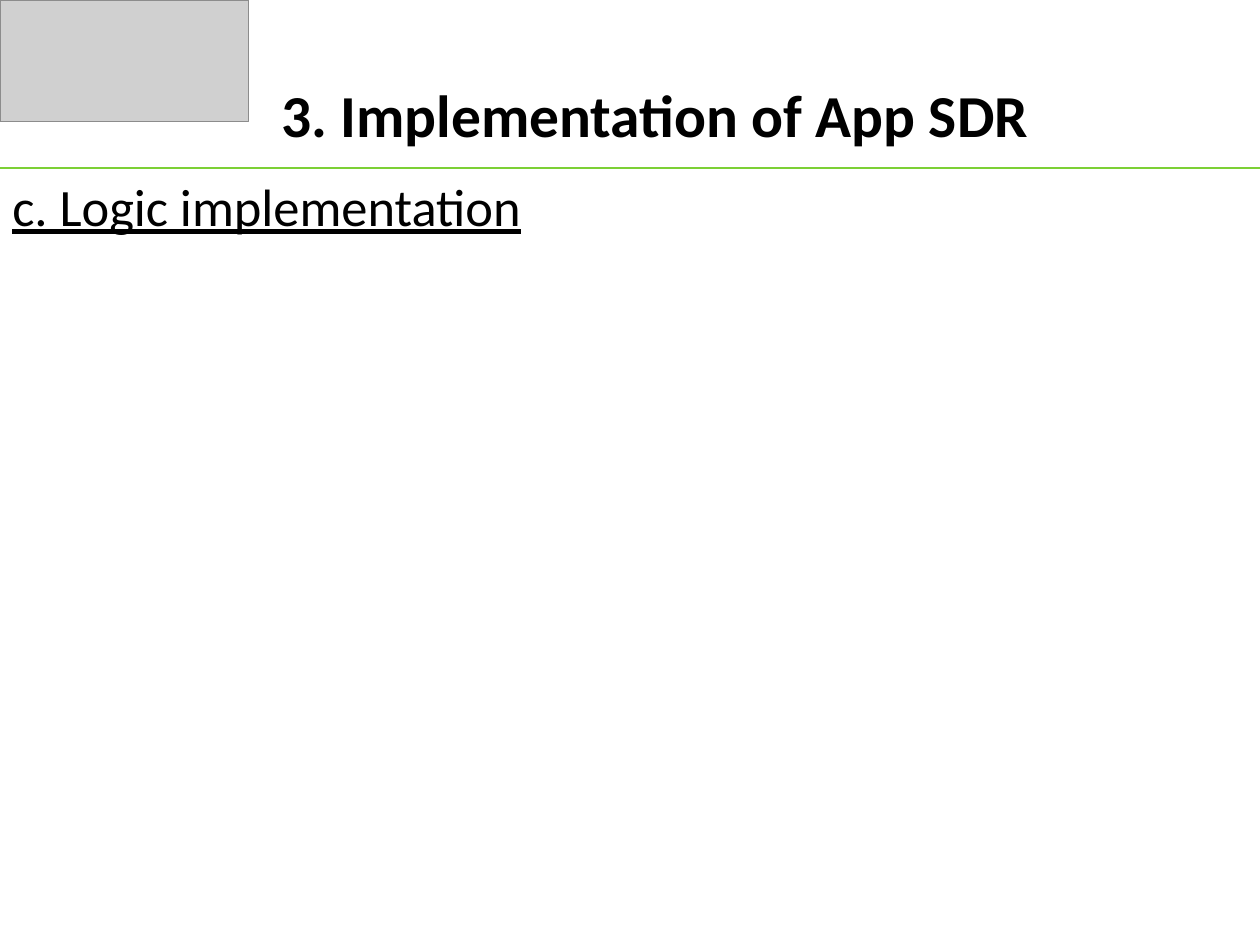
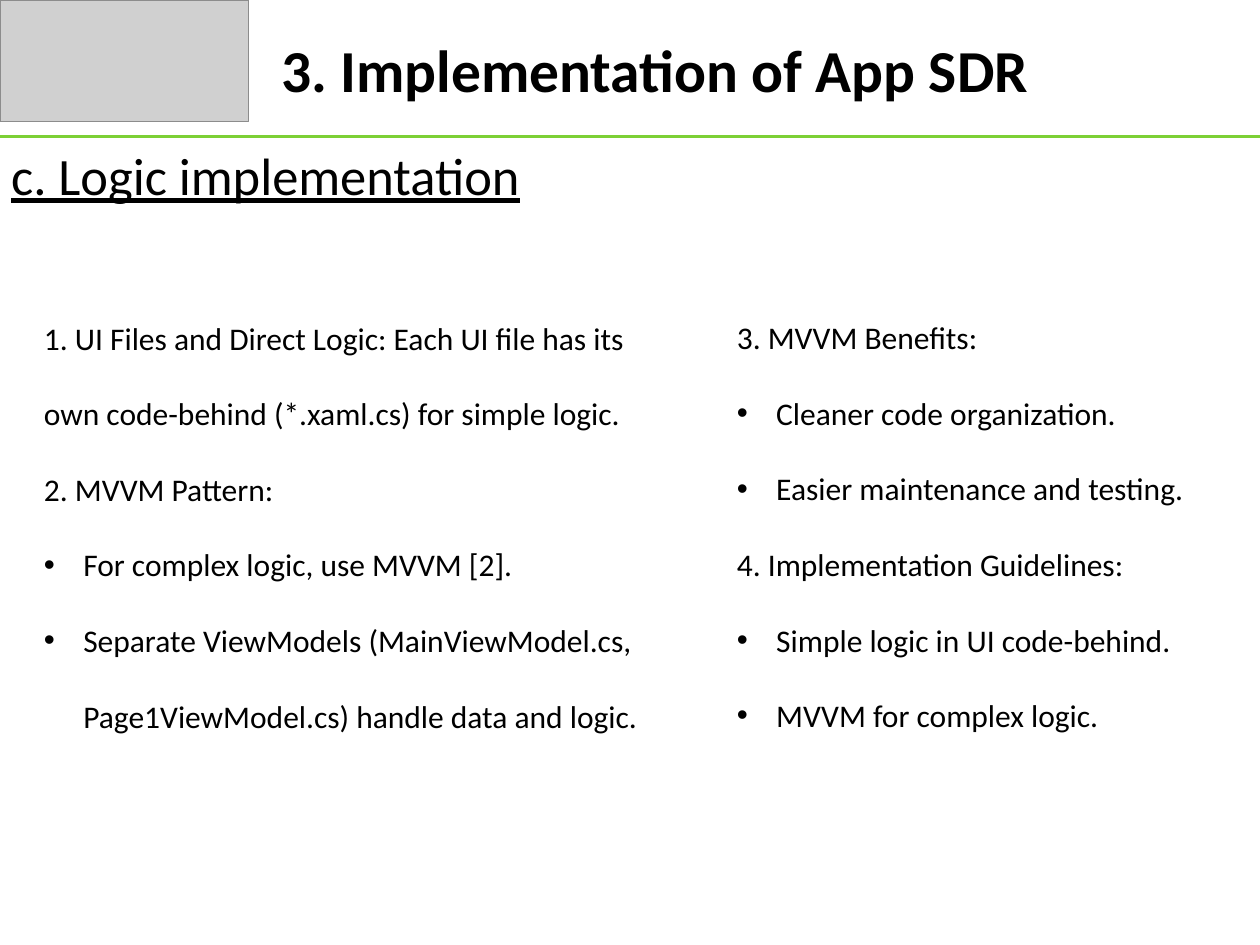
Before and after one commit to tongngocminhanh/MAUI_App_SDR, a slide deck: slide 9 of MySEProject/Documentation/ML22-23-8 Implement the SDR representation in the MAUI application.pptx. Drawn at 1260x945 pixels with LibreOffice and Linux fonts; fonts in the diff are those of the drawing; grey boxes stand for pictures. Boxes give left, top, right and bottom in pixels: in the first picture for what was removed or moved away, otherwise in the second. Text is boxed around its words. In the diff, an @@ line names an element or a change of style, - is before the commit and + after.

```diff
--- a/MySEProject/Documentation/ML22-23-8 Implement the SDR representation in the MAUI application.pptx
+++ b/MySEProject/Documentation/ML22-23-8 Implement the SDR representation in the MAUI application.pptx
@@ text "3. Implementation of App SDR": place and size @@
-text "3. Implementation of App SDR" at box(281, 95, 1028, 147)
+text "3. Implementation of App SDR" at box(281, 50, 1028, 102)
@@ text "c. Logic implementation": place and size @@
-text "c. Logic implementation" at box(12, 189, 521, 235)
+text "c. Logic implementation" at box(11, 158, 520, 204)
@@ line moved from (0, 168) - (1260, 168) to (0, 136) - (1260, 136) @@
@@ text added at box(44, 328, 637, 734), 18 pt, text #000000 @@
+1. UI Files and Direct Logic: Each UI file has its own code-behind (*.xaml.cs) for simple logic.
+2. MVVM Pattern:
+• For complex logic, use MVVM [2].
+• Separate ViewModels (MainViewModel.cs, Page1ViewModel.cs) handle data and logic.
@@ text added at box(737, 327, 1183, 733), 18 pt, text #000000 @@
+3. MVVM Benefits:
+• Cleaner code organization.
+• Easier maintenance and testing.
+4. Implementation Guidelines:
+• Simple logic in UI code-behind.
+• MVVM for complex logic.
```
Also in this commit, not shown: 3 other slides changed, 1 slide added, 4 other files.
